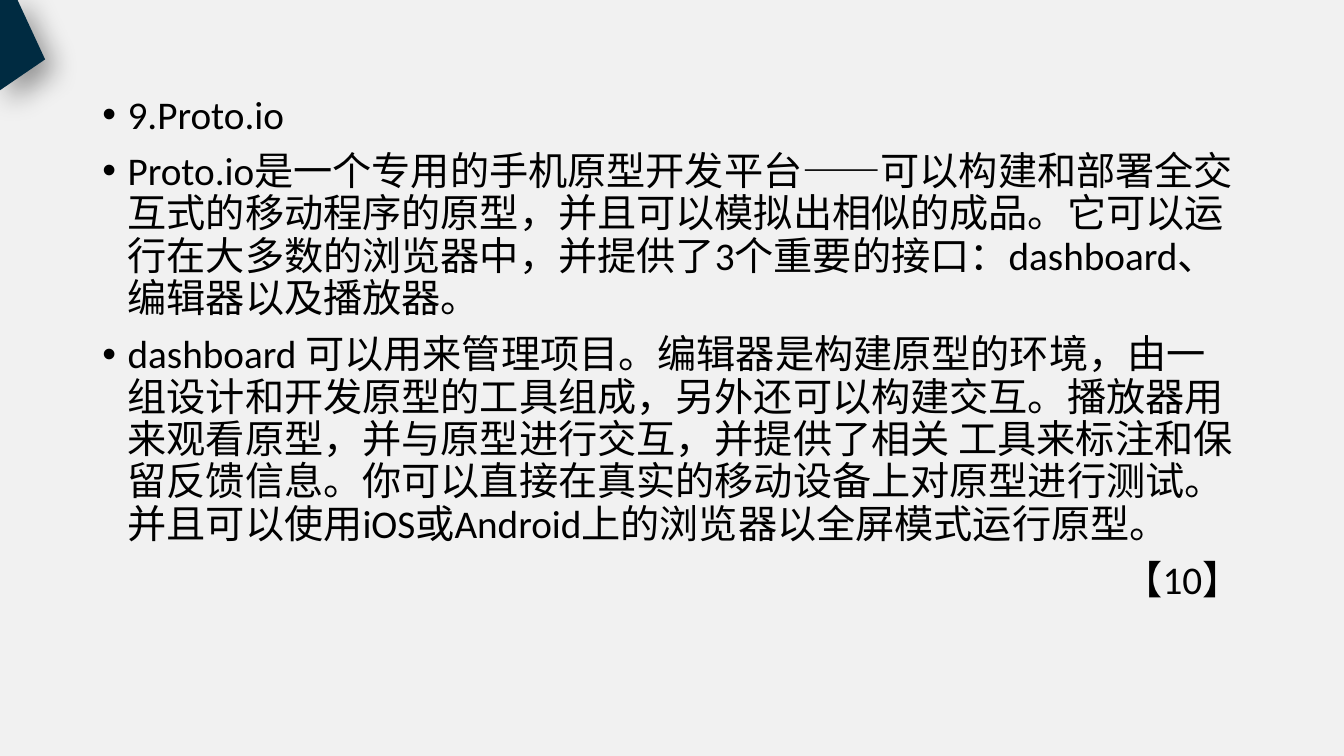
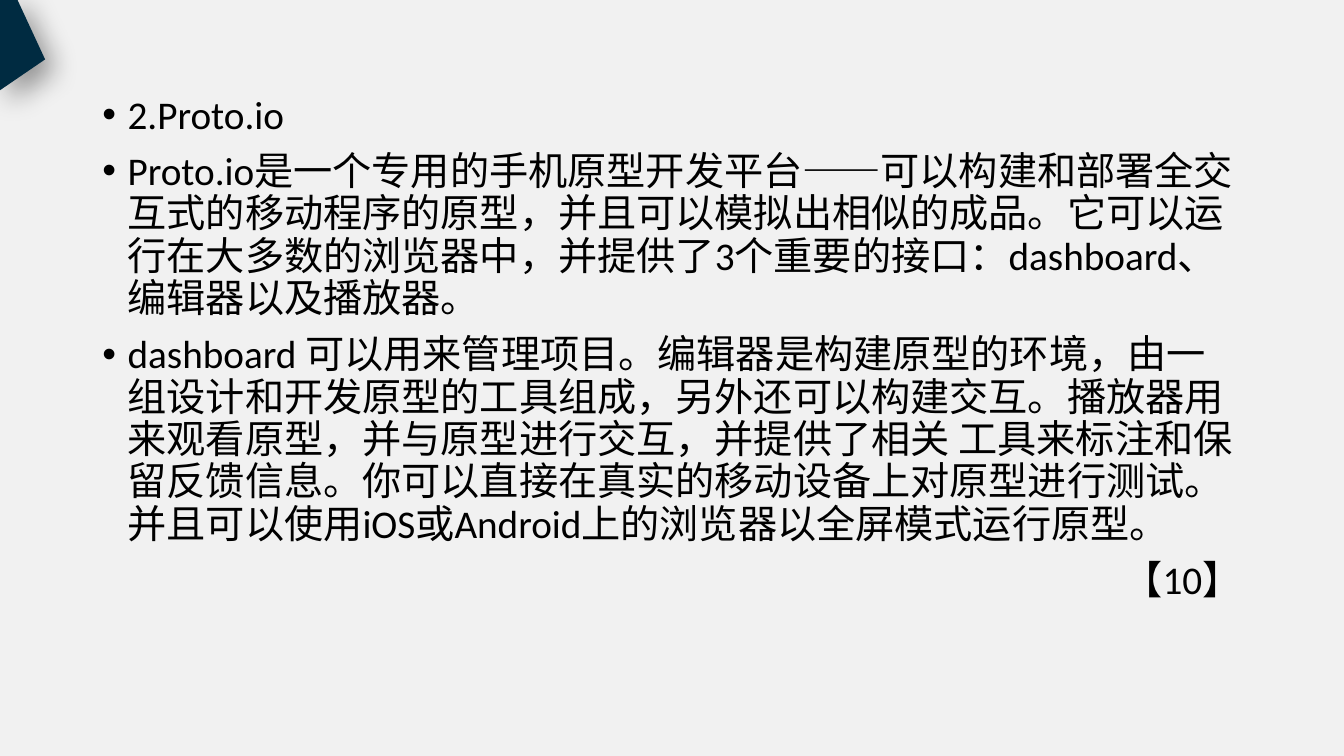
Before and after one commit to PRD2018-G18/PRD2018, a slide deck: slide 42 of 非受控文档/过程文档/UML基础2/UML基础2.pptx (slide 49 before the commit). Drawn at 1344x756 pixels with LibreOffice and Linux fonts; fonts in the diff are those of the drawing. Boxes give left, top, right and bottom in pixels: in the first picture for what was removed or moved away, otherwise in the second. Text is boxed around its words. In the diff, an @@ line names an element or a change of style, - is before the commit and + after.

```diff
--- a/非受控文档/过程文档/UML基础2/UML基础2.pptx
+++ b/非受控文档/过程文档/UML基础2/UML基础2.pptx
@@ text at box(128, 102, 284, 130): text changed @@
-• 9.Proto.io
+• 2.Proto.io
```
Also in this commit, not shown: 8 other slides changed, 7 slides removed.
